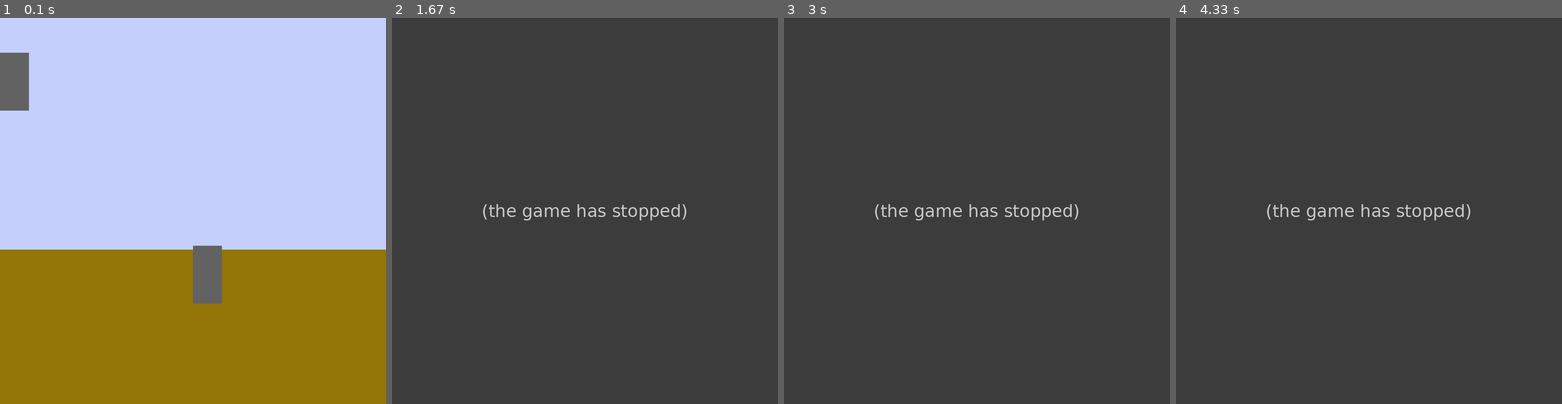
Above: before the commit, frames 1-4 (left to right).
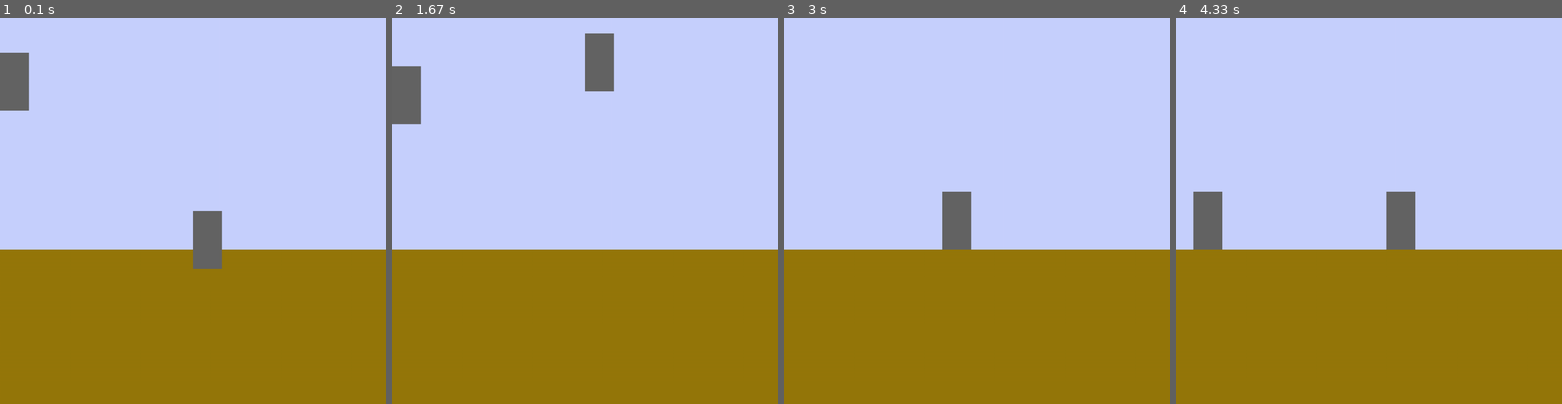
Above: after the commit, the same moments.

Repository: sd18spring/InteractiveProgramming
Game: pygame game, started from GameView.py
Two runs of this game, one before a commit and one after it. Both use one fixed random seed, a clock stepped at 60 frames per second and the inputs below.
Inputs:
- Up to frame 1 (0.1 s): no input
- Up to frame 2 (1.67 s): hold / 0.33-0.8 s; hold Right 0.33-0.8 s; hold Up from 1.33 s (still down); hold W from 1.33 s (still down)
- Up to frame 3 (3 s): release Up at 1.8 s; release W at 1.8 s; hold Right 1.83-2.3 s; hold D 1.83-2.3 s; hold Left 2.33-2.87 s; hold A 2.33-2.87 s; hold Left from 2.9 s (still down); hold A from 2.9 s (still down)
- Up to frame 4 (4.33 s): release Left at 3.3 s; release A at 3.3 s; hold Up 3.33-3.7 s; hold W 3.33-3.7 s; hold Right from 3.73 s (still down); hold D from 3.73 s (still down)

The runs differ from the first frame. In frame 1, 1.4% of the frame differs, in the area x 50-58%, y 50-74%; in frame 2, 100%, in the area x 0-100%, y 0-100%; in frame 3, 100%; in frame 4, 100%.
Error before the commit: AttributeError: 'Character' object has no attribute 'keys' (model.py line 28); the game stopped at 0.33 s (later frames are placeholders)

Commit message:
fixed movement.

Diff:
--- a/character.py
+++ b/character.py
@@ -11,6 +11,7 @@
                      height = 150,
                      max_health = 100,
                      max_jumps = 3, keys = {"left": pygame.K_LEFT, "right": pygame.K_RIGHT, "up" : pygame.K_UP, "down": pygame.K_DOWN, "attack": pygame.K_SLASH}):
+        self.keys = keys
         self.label = label
         self.attack = attack
         self.defense = defense
--- a/model.py
+++ b/model.py
@@ -31,20 +31,20 @@
         #KEYDOWN events toggle movement on
         if event.type == KEYDOWN:
             if event.key == game_object.keys["left"]:
-                left = True
+                game_object.left = True
             if event.key == game_object.keys["right"]:
-                right = True
+                game_object.right = True
         #KEYUP events toggles movement off
         if event.type == KEYUP:
             if event.key == game_object.keys["left"]:
-                left = False
+                game_object.left = False
             if event.key == game_object.keys["right"]:
-                right = False
+                game_object.right = False
         #If left XOR right
-        if game_object.keys["left"] or game_object.keys["right"]:
-            if game_object.keys["left"]:
+        if game_object.left or game_object.right:
+            if game_object.left:
                 game_object.vel_x = -game_object.speed
-            if game_object.keys["right"]:
+            if game_object.right:
                 game_object.vel_x = game_object.speed
         #Slow character down when there's conflicting input or no input
         else:
@@ -59,6 +59,7 @@
                 game_object.vel_y = game_object.jump_vel
                 game_object.jumps -= 1
                 print("up", game_object.vel_y)
+
     def attack_command(self, event, game_object):
         """
         Used to toggle the attacking mode for a character object for a given
@@ -66,7 +67,7 @@
         """
         if event.type == KEYDOWN:
             #NOTE: Change to custom/dynamic character attack button.
-            if event.key == pygame.K_p:
+            if event.key == game_object.keys["attack"]:
                 game_object.attacking = True
                 #number of frames spent attacking
                 game_object.attack_time = 30
@@ -76,13 +77,13 @@
         Updates the position and velocity and attack hitbox of each character.
         """
         for char in self.characters:
-            if char.in_air(800 - 1.5 * char.height):
+            if char.in_air(600 - 1.5 * char.height):
                 char.vel_y += self.g
             elif char.vel_y  > 0:
                 char.vel_y = 0
-                char.pos_y = 800 - char.height
+                char.pos_y = 600 - char.height
                 char.jumps = char.max_jumps
-            char.accelerate()
+            #char.accelerate()
             char.move()
             char.attack_action()
 
